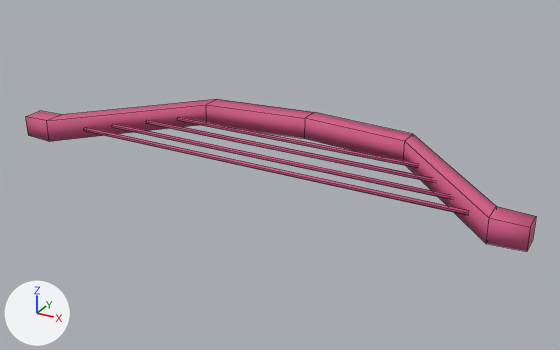
Two versions of the OBJ model Juego/assets/models/Arpa.obj, one commit apart.
The view is the same before and after, from a 50 mm lens placed at (6.24, -11.26, 5.08), pointed at (0.12, -0.15, -0.48). The lights are fixed; the arrows at lower left show +X, +Y and +Z. Mesh edges are drawn as thin lines. Where no turn or scale is listed for an object, it has been applied to the vertices.

In view in the first picture: 'Arco_Cube'.
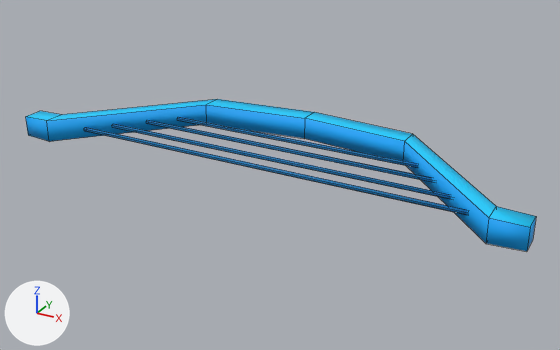
Where the change shows, as pixel boxes (x1, y1, x2, y2) in the pictures (560 x 350 px):
'Arco_Cube', surface changed (pink to blue)
    both: (26, 99, 536, 251)

The edits, one by one:
Picture 'Arpa.png' (img_arpa_png) is new.
In material 'Material.001' (mat_material_001), base_color is no longer (0.64, 0.0985, 0.232), pink #d15884.
In material 'Material.001' (mat_material_001), texture is now set to img_arpa_png.
me_arco_cube has 76 vertices, 58 faces and spans x -4.69..4.69, y -1.4..1.45, z -0.2..0.2.
me_arco_cube is used by ob_arco_cube; location (0.0, 0.0, 0.0).
me_arco_cube part 1: texture (UV) coordinates changed.
